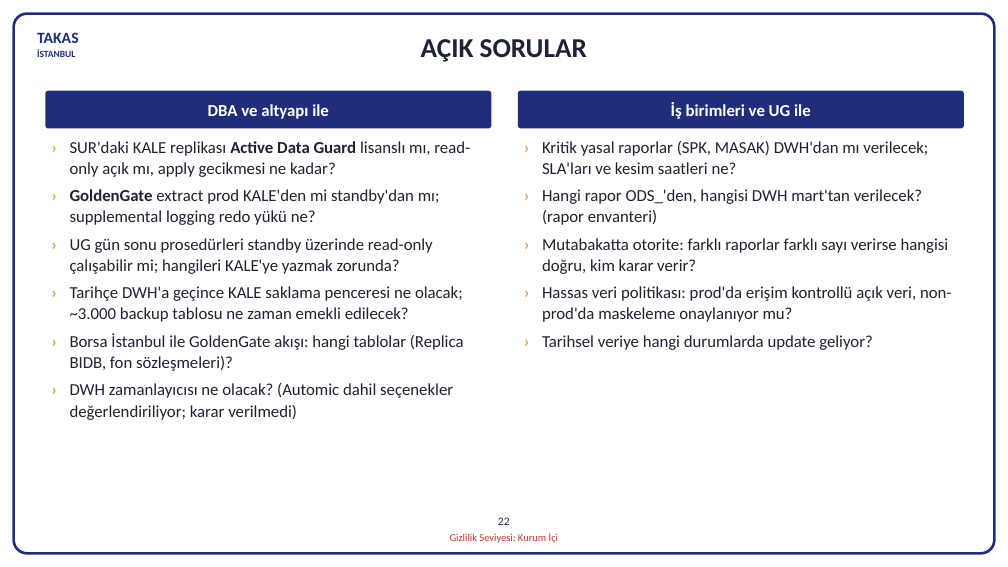
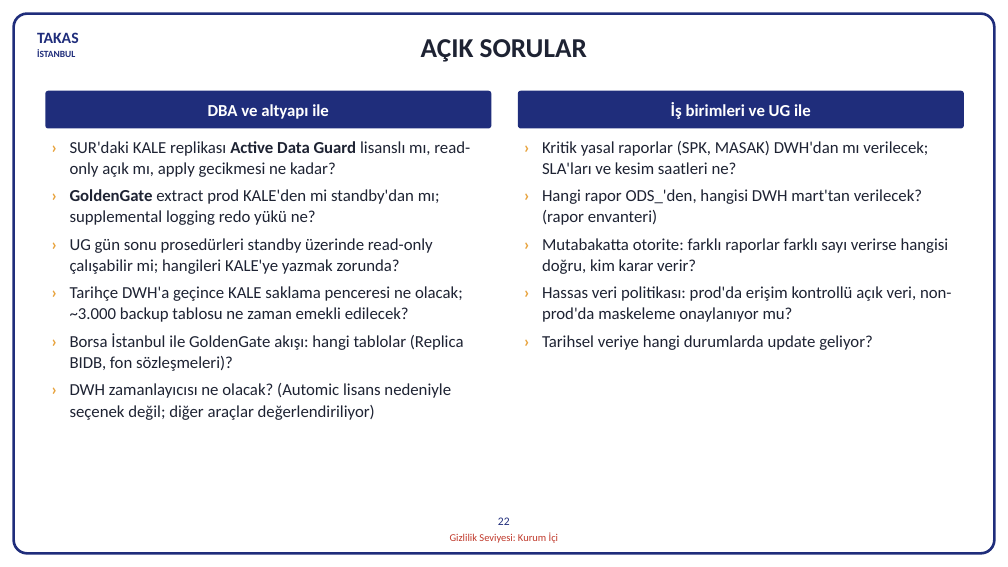
Before and after one commit to hanifidemirel0/Cursor-Projects, a slide deck: slide 22 of outputs/dwh-sunum-kasim-2026/5 - DWHSunum_Kasim2026.pptx. Drawn at 1008x567 pixels with LibreOffice and Linux fonts; fonts in the diff are those of the drawing. Boxes give left, top, right and bottom in pixels: in the first picture for what was removed or moved away, otherwise in the second. Text is boxed around its words. In the diff, an @@ line names an element or a change of style, - is before the commit and + after.

```diff
--- a/outputs/dwh-sunum-kasim-2026/5 - DWHSunum_Kasim2026.pptx
+++ b/outputs/dwh-sunum-kasim-2026/5 - DWHSunum_Kasim2026.pptx
@@ text at [70,383,451,420]: text changed @@
-› DWH zamanlayıcısı ne olacak? (Automic dahil seçenekler değerlendiriliyor; karar verilmedi)
+› DWH zamanlayıcısı ne olacak? (Automic lisans nedeniyle seçenek değil; diğer araçlar değerlendiriliyor)
```
Also in this commit, not shown: 1 other slide changed, 8 other files.
